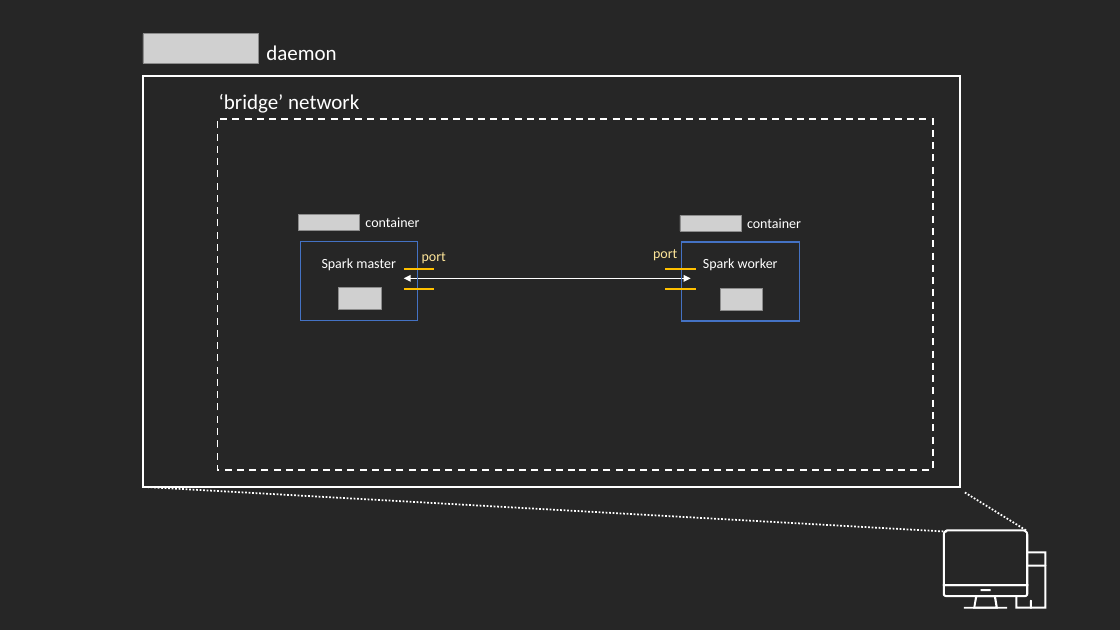
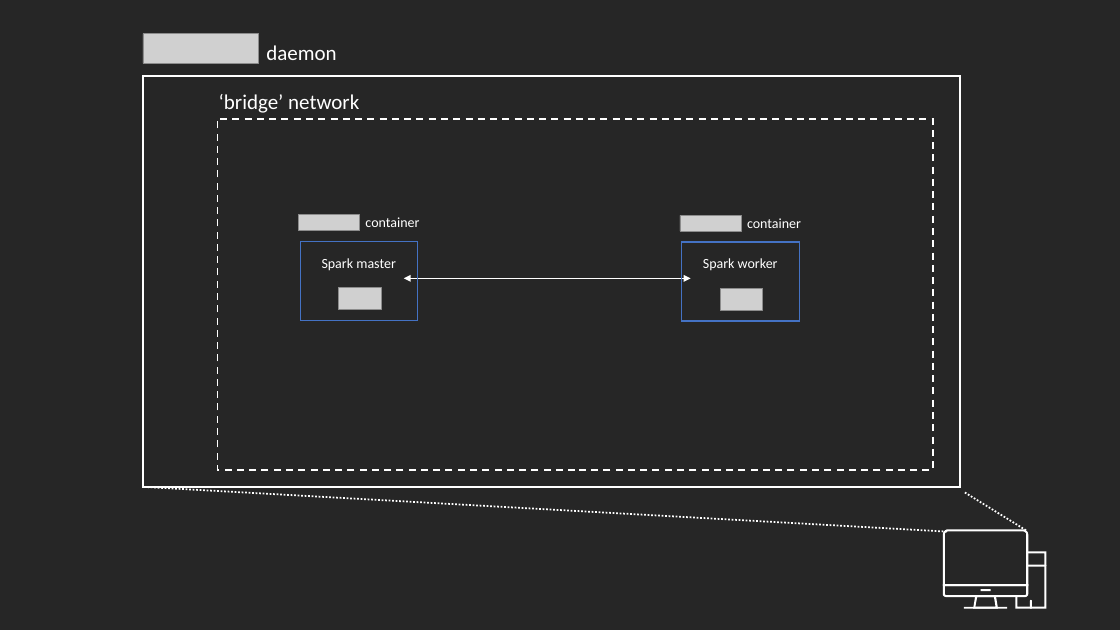
Before and after one commit to sdesilva26/docker-spark, a slide deck: slide 1 of images/docker_single_machine.pptx. Drawn at 1120x630 pixels with LibreOffice and Linux fonts; fonts in the diff are those of the drawing; grey boxes stand for pictures. Boxes give left, top, right and bottom in pixels: in the first picture for what was removed or moved away, otherwise in the second. Text is boxed around its words. In the diff, an @@ line names an element or a change of style, - is before the commit and + after.

```diff
--- a/images/docker_single_machine.pptx
+++ b/images/docker_single_machine.pptx
@@ line removed from (404, 269) to (434, 269) @@
@@ text removed at [422, 252, 446, 263] @@
-port
@@ text removed at [653, 249, 677, 261] @@
-port
@@ line removed from (665, 269) to (696, 269) @@
@@ line removed from (404, 289) to (434, 289) @@
@@ line removed from (665, 289) to (696, 289) @@
```
Also in this commit, not shown: 1 other file.
